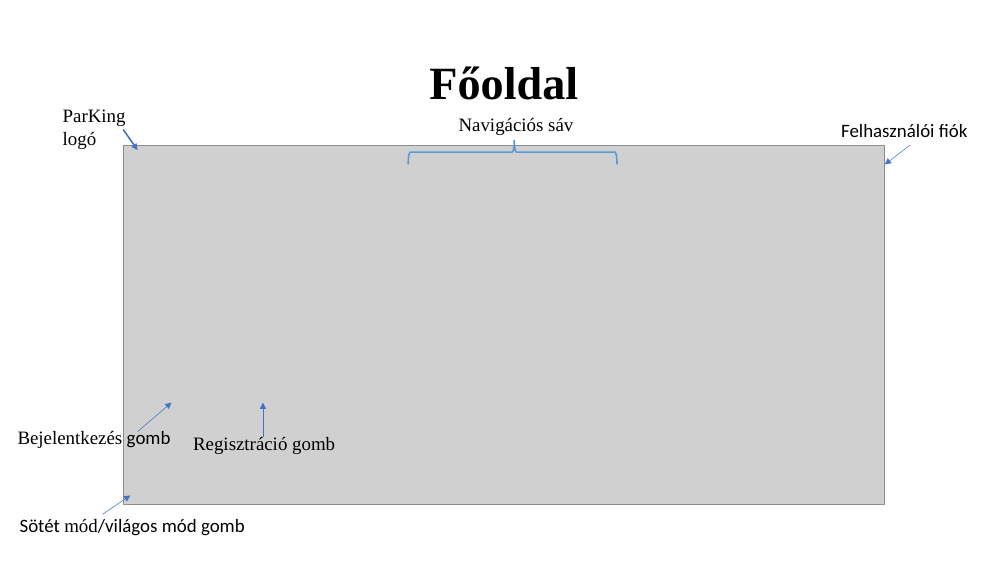
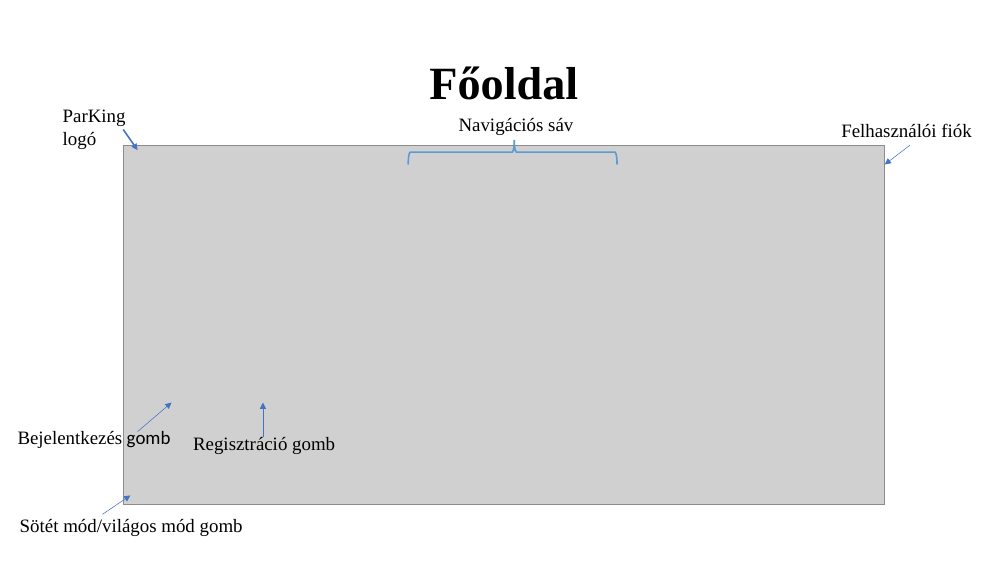
Before and after one commit to K0RN3L07/ParKing, a slide deck: slide 10 of Dokumentumok/ParKing-prezentacio.pptx (slide 9 before the commit). Drawn at 1008x567 pixels with LibreOffice and Linux fonts; fonts in the diff are those of the drawing; grey boxes stand for pictures. Boxes give left, top, right and bottom in pixels: in the first picture for what was removed or moved away, otherwise in the second. Text is boxed around its words. In the diff, an @@ line names an element or a change of style, - is before the commit and + after.

```diff
--- a/Dokumentumok/ParKing-prezentacio.pptx
+++ b/Dokumentumok/ParKing-prezentacio.pptx
@@ text "Felhasználói fiók" at <box>841,123,971,138</box>: font Calibri to Times New Roman @@
@@ text "Sötét mód/világos mód gomb" at <box>20,519,243,536</box>: font Calibri to Times New Roman in "Sötét mód/világos mód gomb" @@
```
Also in this commit, not shown: 3 other slides changed, 2 slides added.
